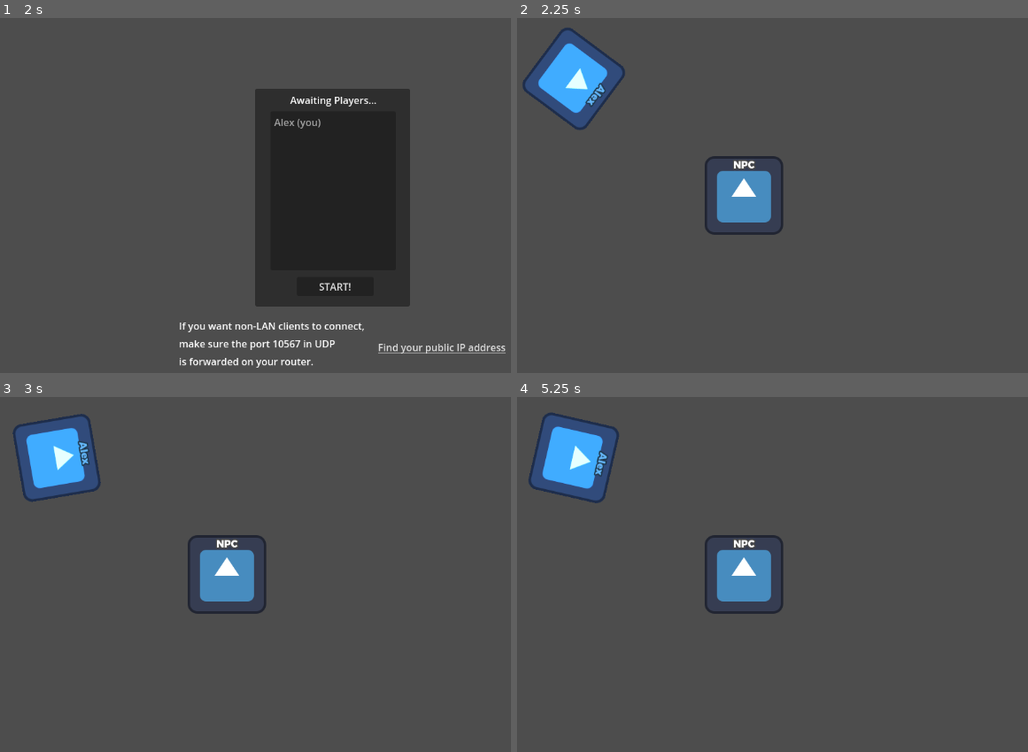
Above: before the commit, frames 1-4 (two rows, left to right).
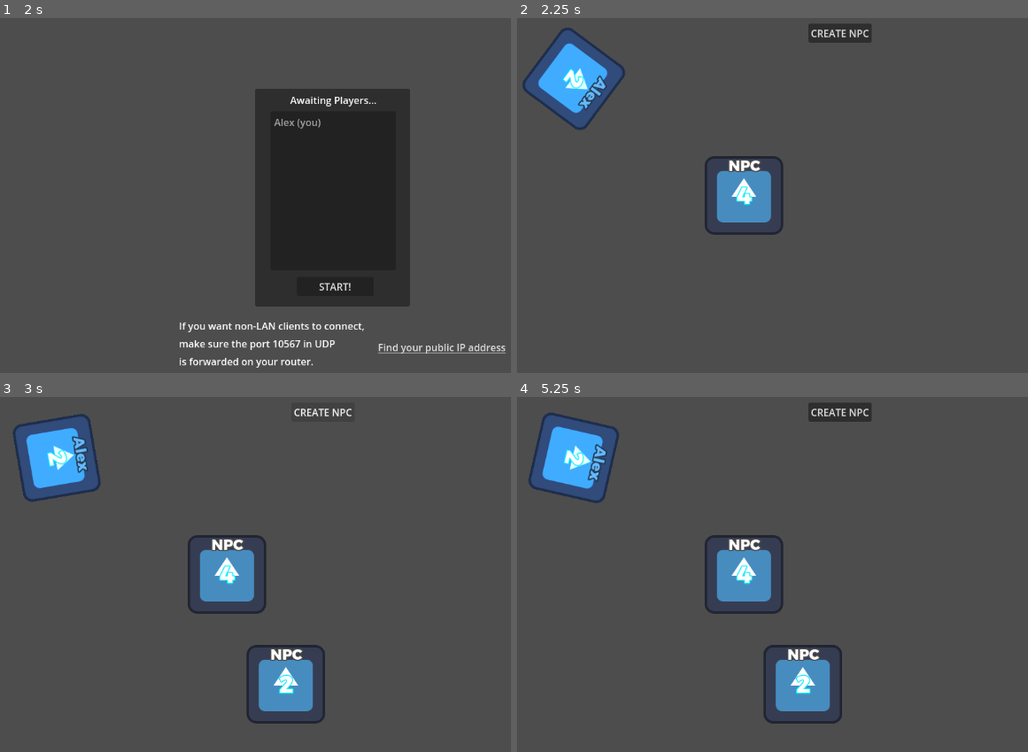
Above: after the commit, the same moments.

Repository: exidle/snake
Game: Godot game, scene res://scenes/lobby.tscn
The game is run twice, just before and just after one commit, with the same random seed, the same clock (stepped at 60 frames per second) and the same inputs. The engine's default icon, where the game draws it, is replaced by a stand-in: a white triangle on a blue panel in a dark square.
Inputs (mouse positions are in pixels of both pictures, inside the frame that each line leads up to):
- Up to frame 1 (2 s): click (306, 177) at 0.52 s; type "Alex" at 0.6 s; click "Host" at 1.25 s
- Up to frame 2 (2.25 s): click "START!" at 2 s
- Up to frame 3 (3 s): click (321, 411) at 2.75 s, where only the run after the commit has a clickable "CREATE NPC"
- Up to frame 4 (5.25 s): click (838, 411) at 3.5 s, where only the run after the commit has a clickable "CREATE NPC"; click (838, 411) at 4.25 s, where only the run after the commit has a clickable "CREATE NPC"; tap Enter at 5 s; move the mouse to (1007, 556) at 5.02 s; hold A (rotate_ccw) from 5.03 s (still down)

Frame 1 is identical in both runs. In frame 2, 1.2% of the frame differs, in the area x 8-70%, y 1-53%; in frame 3, 2.8%; in frame 4, 3.3%, in the area x 9-70%, y 1-93%.

Commit message:
Add block value

Diff:
--- a/gamestate.gd
+++ b/gamestate.gd
@@ -163,3 +163,17 @@
 	var s = "[client]"
 	if is_multiplayer_authority(): s = "[server]"
 	print(s, str(Time.get_ticks_msec()), '# ', v)
+
+func get_block_label_text(value) -> String:
+	var number = pow(2, value) as int
+	var suffix = ""
+	if value >= 10:
+		suffix = "K"
+		number = (number / 1024) as int
+	elif value >= 20:
+		suffix = "M"
+		number = (number / 1048576) as int
+	elif value >= 30:
+		suffix = "T"
+		number = (number / 1073741824) as int
+	return str(number) + suffix
--- /dev/null
+++ b/logic/HeadColiisionDetector.gd
@@ -0,0 +1,24 @@
+extends Area2D
+
+@export var snake: Node2D
+
+# Called when the node enters the scene tree for the first time.
+func _ready():
+	pass # Replace with function body.
+
+
+# Called every frame. 'delta' is the elapsed time since the previous frame.
+func _process(delta):
+	pass
+
+## The head collision detector is located on the head of snake
+## The callback is called when snake head is touching other objects that
+## are forming snake
+func _on_body_entered(body):
+	if body.has_method("collide_with_head") and body.snake != snake:
+		body.collide_with_head()
+		snake.collide_with_other_snake(body)
+
+
+func _on_body_exited(body):
+	pass # Replace with function body.
--- a/logic/block.gd
+++ b/logic/block.gd
@@ -9,15 +9,19 @@
 
 @export var parent_block: CharacterBody2D = null
 @export var snake: Node2D = null
+@export var value: int = 1
 @onready var inputs: Node = null
 
 @onready var stored_positions: Array = []
 
 var update_position_time: float = 0.
 
+func _ready() -> void:
+	update_text_label()
+
 func _physics_process(delta):
 	# Everybody runs physics. i.e. clients try to predict where they will be during the next frame.
-	if inputs != null and parent_block == null:
+	if inputs != null and not has_parent():
 		if not inputs.motion_enabled:
 			motion_multiplier = 0.0
 		else:
@@ -25,12 +29,12 @@
 
 		rotation = inputs.angle
 		velocity = inputs.motion * MOTION_SPEED * motion_multiplier
-	elif parent_block != null:
+	elif has_parent():
 		parent_block.update_motion_multiplier()
 		update_position_time += delta
 		if update_position_time > STORED_DISTANCE / MOTION_SPEED:
 			update_position_time = 0.
-			parent_block.update_stored_positions()
+			if snake.is_movement_enabled(): parent_block.update_stored_positions()
 		var vd = (parent_block.get_last_stored_position() - global_position).normalized()
 		velocity = vd * MOTION_SPEED * parent_block.motion_multiplier
 		if get_total_distance() < 148.0:
@@ -54,6 +58,7 @@
 		if stored_positions.front().distance_to(global_position) < 2.5:
 			return
 	stored_positions.append(global_position)
+	$DebugLabel.text = str(stored_positions.size())
 
 func get_last_stored_position():
 	if stored_positions.is_empty(): return global_position
@@ -74,13 +79,24 @@
 	return d
 
 func update_motion_multiplier() -> void:
-	if parent_block:
+	if has_parent():
 		motion_multiplier = parent_block.motion_multiplier
 
 @rpc("authority", "call_local", "reliable")
-func on_npc_bump() -> void:
-	gamestate.ms_log("%s Player %s enters into npc_block" % [name, str(name)])
-	snake.call_deferred("add_player_block")
+func bump_with_block(block_value: int) -> void:
+	gamestate.ms_log("%s Player %s enters into npc block value: %d" % [name, str(name), value])
+	assert(value >= block_value, "Cannot eat bigger block")
+	snake.call_deferred("add_player_block", value)
+
+func collide_with_head():
+	gamestate.ms_log("%s The collision with other head for a block" % name)
+	#if not has_parent(): snake.game_over()
+
+func has_parent() -> bool:
+	return parent_block != null
+
+func update_text_label() -> void:
+	$TextLabel.text = gamestate.get_block_label_text(value)
 
 func _draw():
 	for a in stored_positions:
--- a/logic/npc_block.gd
+++ b/logic/npc_block.gd
@@ -1,13 +1,23 @@
 extends CharacterBody2D
 
 @onready var is_active = true
+@export_range(1, 39) var value = 1
 
+func _ready():
+	$sprite/ValueLabel.text = gamestate.get_block_label_text(value)
+
+func get_value() -> int:
+	return value
+
+## Collision can happen with snake head only
 func _on_collision_area_body_entered(body):
 	if not is_active: return
-	if body.has_method("on_npc_bump"):
+	if body.has_method("bump_with_block"):
+		if body.value < value: return
+		call_deferred("set_collision_layer", 0)
 		gamestate.ms_log("%s NpcBlock collision detected" % name)
 		is_active = false
 		if is_multiplayer_authority():
-			gamestate.ms_log("NpcBlock is calling on_npc_bump")
-			body.on_npc_bump.rpc()
+			gamestate.ms_log("NpcBlock is calling bump_with_block")
+			body.bump_with_block.rpc(value)
 		$AnimationPlayer.play("Dissolve")
--- a/logic/snake.gd
+++ b/logic/snake.gd
@@ -30,18 +30,38 @@
 		synced_rotation = snake_head.rotation
 	else:
 		# The client simply updates the position to the last known one.
-		snake_head.position = synced_position
+		snake_head.global_position = synced_position
 		snake_head.rotation = synced_rotation
 
 @rpc("call_local")
 func set_player_name(value: String) -> void:
 	snake_head.set_player_name(value)
 
-func add_player_block() -> void:
+func add_player_block(value: int) -> void:
 	var block = BlockScene.instantiate()
 	var block_parent = $snake_blocks.get_child($snake_blocks.get_child_count() - 1)
 	block.global_position = block_parent.global_position
 	block.rotation = block_parent.rotation
 	block.parent_block = block_parent
 	block.snake = self
+	block.value = value
+	block.update_text_label()
 	$snake_blocks.add_child(block)
+
+func collide_with_other_snake(body) -> void:
+	# Body is not a head
+	gamestate.ms_log("Will aquire block")
+	#if body.has_parent():
+		##aquire_block(body)
+	## Body is head
+	#else:
+		##aquire_block(body)
+
+func aquire_block(body):
+	add_player_block(2)
+
+func game_over():
+	queue_free()
+
+func is_movement_enabled() -> bool:
+	return inputs.motion_enabled
--- /dev/null
+++ b/logic/worldlogic.gd
@@ -0,0 +1,25 @@
+extends Node2D
+
+# Called when the node enters the scene tree for the first time.
+func _ready():
+	if not is_multiplayer_authority(): $CanvasLayer/CreateNpcBtn.disabled = true
+
+# Called every frame. 'delta' is the elapsed time since the previous frame.
+func _process(delta):
+	pass
+
+func _on_create_npc_btn_pressed():
+	#$CanvasLayer/CreateNpcBtn.set_focus_mode(Control.FOCUS_NONE)
+	#var npc = preload("res://scenes/NpcBlock.tscn").instantiate()
+	#npc.position = Vector2(500, 500)
+	gamestate.ms_log("btn pressed to create npc")
+	#$NpcBlocks.add_child(npc)
+	create_npc.rpc()
+
+@rpc("authority", "call_local", "reliable")
+func create_npc() -> void:
+	gamestate.ms_log("Created npc")
+	$CanvasLayer/CreateNpcBtn.set_focus_mode(Control.FOCUS_NONE)
+	var npc = preload("res://scenes/NpcBlock.tscn").instantiate()
+	npc.position = Vector2(500, 500)
+	$NpcBlocks.add_child(npc)
--- a/project.godot
+++ b/project.godot
@@ -41,6 +41,8 @@
 
 2d_physics/layer_1="snake_block"
 2d_physics/layer_2="npc_block"
+2d_physics/layer_3="snake_head"
+2d_physics/layer_4="head_collider"
 2d_physics/layer_5="walls"
 
 [rendering]
--- /dev/null
+++ b/scenes/HeadColiisionDetector.tscn
@@ -0,0 +1,19 @@
+[gd_scene load_steps=3 format=3 uid="uid://chp3nxcypsk7j"]
+
+[ext_resource type="Script" path="res://logic/HeadColiisionDetector.gd" id="1_m013q"]
+
+[sub_resource type="RectangleShape2D" id="RectangleShape2D_neti2"]
+size = Vector2(129, 129)
+
+[node name="HeadColiisionDetector" type="Area2D"]
+collision_layer = 8
+collision_mask = 5
+monitorable = false
+script = ExtResource("1_m013q")
+
+[node name="Area2D" type="CollisionShape2D" parent="."]
+shape = SubResource("RectangleShape2D_neti2")
+debug_color = Color(0.647731, 0.484927, 0.522347, 0.42)
+
+[connection signal="body_entered" from="." to="." method="_on_body_entered"]
+[connection signal="body_exited" from="." to="." method="_on_body_exited"]
--- a/scenes/NpcBlock.tscn
+++ b/scenes/NpcBlock.tscn
@@ -1,12 +1,18 @@
-[gd_scene load_steps=8 format=3 uid="uid://de3766wqx1bna"]
+[gd_scene load_steps=10 format=3 uid="uid://de3766wqx1bna"]
 
 [ext_resource type="Script" path="res://logic/npc_block.gd" id="1_h5j8b"]
 [ext_resource type="Texture2D" uid="uid://c1pn3f7det0ds" path="res://icon.svg" id="1_juvvp"]
 [ext_resource type="FontFile" uid="uid://bnl1vkol8ivdn" path="res://montserrat.otf" id="2_05vul"]
-[ext_resource type="LabelSettings" uid="uid://csnrurp4sehdq" path="res://scenes/label_font_conf.tres" id="2_frqte"]
+[ext_resource type="LabelSettings" uid="uid://c5mhjkriklcok" path="res://scenes/number_label_conf.tres" id="4_mjco8"]
+
+[sub_resource type="LabelSettings" id="LabelSettings_k63p8"]
+font_size = 24
+outline_size = 8
+outline_color = Color(0.286275, 0.286275, 0.286275, 1)
 
 [sub_resource type="Animation" id="Animation_ojo5f"]
 resource_name = "Dissolve"
+length = 0.1
 tracks/0/type = "method"
 tracks/0/imported = false
 tracks/0/enabled = true
@@ -14,7 +20,7 @@
 tracks/0/interp = 1
 tracks/0/loop_wrap = true
 tracks/0/keys = {
-"times": PackedFloat32Array(1),
+"times": PackedFloat32Array(0.1),
 "transitions": PackedFloat32Array(1),
 "values": [{
 "args": [],
@@ -39,12 +45,15 @@
 "Dissolve": SubResource("Animation_ojo5f")
 }
 
+[sub_resource type="RectangleShape2D" id="RectangleShape2D_oku2c"]
+size = Vector2(130, 130)
+
 [sub_resource type="RectangleShape2D" id="RectangleShape2D_kt8jt"]
 size = Vector2(128, 128)
 
 [node name="npc_block" type="CharacterBody2D"]
 collision_layer = 2
-collision_mask = 3
+collision_mask = 7
 motion_mode = 1
 script = ExtResource("1_h5j8b")
 
@@ -66,8 +75,24 @@
 theme_override_fonts/font = ExtResource("2_05vul")
 theme_override_font_sizes/font_size = 20
 text = "NPC"
-label_settings = ExtResource("2_frqte")
+label_settings = SubResource("LabelSettings_k63p8")
 horizontal_alignment = 1
+
+[node name="ValueLabel" type="Label" parent="sprite"]
+anchors_preset = 8
+anchor_left = 0.5
+anchor_top = 0.5
+anchor_right = 0.5
+anchor_bottom = 0.5
+offset_left = -127.0
+offset_top = -75.0
+offset_bottom = -52.0
+grow_horizontal = 2
+grow_vertical = 2
+text = "2"
+label_settings = ExtResource("4_mjco8")
+horizontal_alignment = 1
+vertical_alignment = 1
 
 [node name="AnimationPlayer" type="AnimationPlayer" parent="."]
 libraries = {
@@ -76,9 +101,10 @@
 
 [node name="collision_area" type="Area2D" parent="."]
 collision_layer = 2
+collision_mask = 4
 
-[node name="shape" type="CollisionShape2D" parent="collision_area"]
-shape = SubResource("RectangleShape2D_kt8jt")
+[node name="CollisionShape2D" type="CollisionShape2D" parent="collision_area"]
+shape = SubResource("RectangleShape2D_oku2c")
 
 [node name="shape" type="CollisionShape2D" parent="."]
 shape = SubResource("RectangleShape2D_kt8jt")
--- a/scenes/block.tscn
+++ b/scenes/block.tscn
@@ -1,12 +1,17 @@
-[gd_scene load_steps=6 format=3 uid="uid://dtfcnot1wruor"]
+[gd_scene load_steps=7 format=3 uid="uid://dtfcnot1wruor"]
 
 [ext_resource type="Script" path="res://logic/block.gd" id="1_gm7hs"]
 [ext_resource type="Texture2D" uid="uid://c1pn3f7det0ds" path="res://icon.svg" id="2_1qm0b"]
+[ext_resource type="LabelSettings" uid="uid://c5mhjkriklcok" path="res://scenes/number_label_conf.tres" id="4_7rvyf"]
 [ext_resource type="FontFile" uid="uid://bnl1vkol8ivdn" path="res://montserrat.otf" id="4_8iarv"]
-[ext_resource type="LabelSettings" uid="uid://csnrurp4sehdq" path="res://scenes/label_font_conf.tres" id="5_8tbiu"]
 
 [sub_resource type="RectangleShape2D" id="RectangleShape2D_5or1k"]
 size = Vector2(128, 128)
+
+[sub_resource type="LabelSettings" id="LabelSettings_k63p8"]
+font_size = 24
+outline_size = 8
+outline_color = Color(0.286275, 0.286275, 0.286275, 1)
 
 [node name="block" type="CharacterBody2D"]
 collision_mask = 16
@@ -19,6 +24,7 @@
 
 [node name="collisionShape2D" type="CollisionShape2D" parent="."]
 shape = SubResource("RectangleShape2D_5or1k")
+debug_color = Color(0.538773, 0.567995, 0, 0.42)
 
 [node name="label" type="Label" parent="."]
 offset_left = -63.0
@@ -28,5 +34,24 @@
 theme_override_fonts/font = ExtResource("4_8iarv")
 theme_override_font_sizes/font_size = 16
 text = "block"
-label_settings = ExtResource("5_8tbiu")
+label_settings = SubResource("LabelSettings_k63p8")
 horizontal_alignment = 1
+
+[node name="TextLabel" type="Label" parent="."]
+offset_left = -63.0
+offset_top = -24.0
+offset_right = 64.0
+offset_bottom = 23.0
+theme_override_fonts/font = ExtResource("4_8iarv")
+theme_override_font_sizes/font_size = 16
+text = "2"
+label_settings = ExtResource("4_7rvyf")
+horizontal_alignment = 1
+
+[node name="DebugLabel" type="Label" parent="."]
+offset_left = -53.0
+offset_top = 32.0
+offset_right = -13.0
+offset_bottom = 55.0
+text = "
+"
--- /dev/null
+++ b/scenes/number_label_conf.tres
@@ -0,0 +1,9 @@
+[gd_resource type="LabelSettings" load_steps=2 format=3 uid="uid://c5mhjkriklcok"]
+
+[ext_resource type="FontFile" uid="uid://bnl1vkol8ivdn" path="res://montserrat.otf" id="1_62tlo"]
+
+[resource]
+font = ExtResource("1_62tlo")
+font_size = 38
+outline_size = 6
+outline_color = Color(0, 0.921569, 1, 1)
--- a/scenes/snake.tscn
+++ b/scenes/snake.tscn
@@ -1,7 +1,8 @@
-[gd_scene load_steps=6 format=3 uid="uid://dqvb0rym2d207"]
+[gd_scene load_steps=7 format=3 uid="uid://dqvb0rym2d207"]
 
 [ext_resource type="PackedScene" uid="uid://dtfcnot1wruor" path="res://scenes/block.tscn" id="1_6gasg"]
 [ext_resource type="Script" path="res://logic/snake.gd" id="1_tadlx"]
+[ext_resource type="PackedScene" uid="uid://chp3nxcypsk7j" path="res://scenes/HeadColiisionDetector.tscn" id="3_6n1c7"]
 [ext_resource type="Script" path="res://logic/Inputs.gd" id="3_cqtuq"]
 
 [sub_resource type="SceneReplicationConfig" id="SceneReplicationConfig_cg2u3"]
@@ -18,10 +19,10 @@
 [sub_resource type="SceneReplicationConfig" id="SceneReplicationConfig_rjqql"]
 properties/0/path = NodePath(".:synced_position")
 properties/0/spawn = true
-properties/0/replication_mode = 1
+properties/0/replication_mode = 2
 properties/1/path = NodePath(".:synced_rotation")
 properties/1/spawn = true
-properties/1/replication_mode = 1
+properties/1/replication_mode = 2
 
 [node name="snake" type="Node2D"]
 script = ExtResource("1_tadlx")
@@ -29,7 +30,12 @@
 [node name="snake_blocks" type="Node2D" parent="."]
 
 [node name="head" parent="snake_blocks" node_paths=PackedStringArray("snake") instance=ExtResource("1_6gasg")]
+collision_layer = 4
+collision_mask = 22
 snake = NodePath("../..")
+
+[node name="HeadColiisionDetector" parent="snake_blocks/head" node_paths=PackedStringArray("snake") instance=ExtResource("3_6n1c7")]
+snake = NodePath("../../..")
 
 [node name="Inputs" type="Node2D" parent="."]
 script = ExtResource("3_cqtuq")
--- a/scenes/world.tscn
+++ b/scenes/world.tscn
@@ -1,8 +1,10 @@
-[gd_scene load_steps=2 format=3 uid="uid://bw2lw6jo1yq2e"]
+[gd_scene load_steps=3 format=3 uid="uid://bw2lw6jo1yq2e"]
 
+[ext_resource type="Script" path="res://logic/worldlogic.gd" id="1_2h6ax"]
 [ext_resource type="PackedScene" uid="uid://de3766wqx1bna" path="res://scenes/NpcBlock.tscn" id="1_nce1e"]
 
 [node name="World" type="Node2D"]
+script = ExtResource("1_2h6ax")
 
 [node name="SpawnPoints" type="Node2D" parent="."]
 
@@ -28,3 +30,15 @@
 
 [node name="npc_block" parent="NpcBlocks" instance=ExtResource("1_nce1e")]
 position = Vector2(404, 321)
+value = 2
+
+[node name="CanvasLayer" type="CanvasLayer" parent="."]
+
+[node name="CreateNpcBtn" type="Button" parent="CanvasLayer"]
+offset_left = 509.0
+offset_top = 41.0
+offset_right = 612.0
+offset_bottom = 72.0
+text = "CREATE NPC"
+
+[connection signal="pressed" from="CanvasLayer/CreateNpcBtn" to="." method="_on_create_npc_btn_pressed"]
